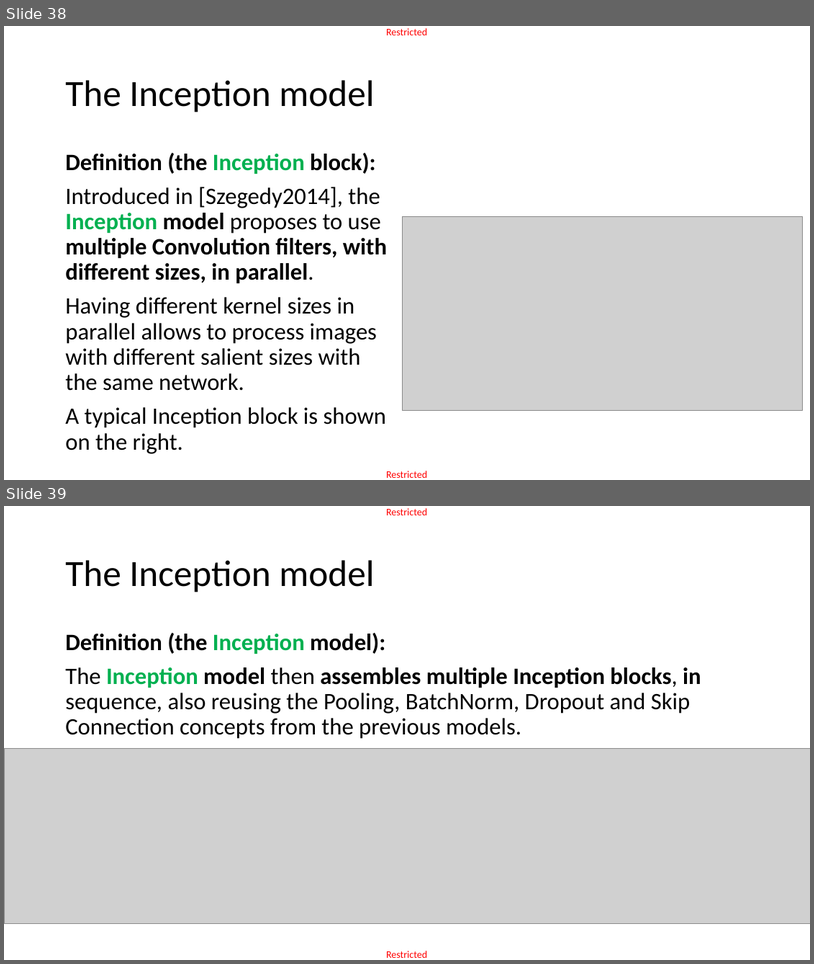
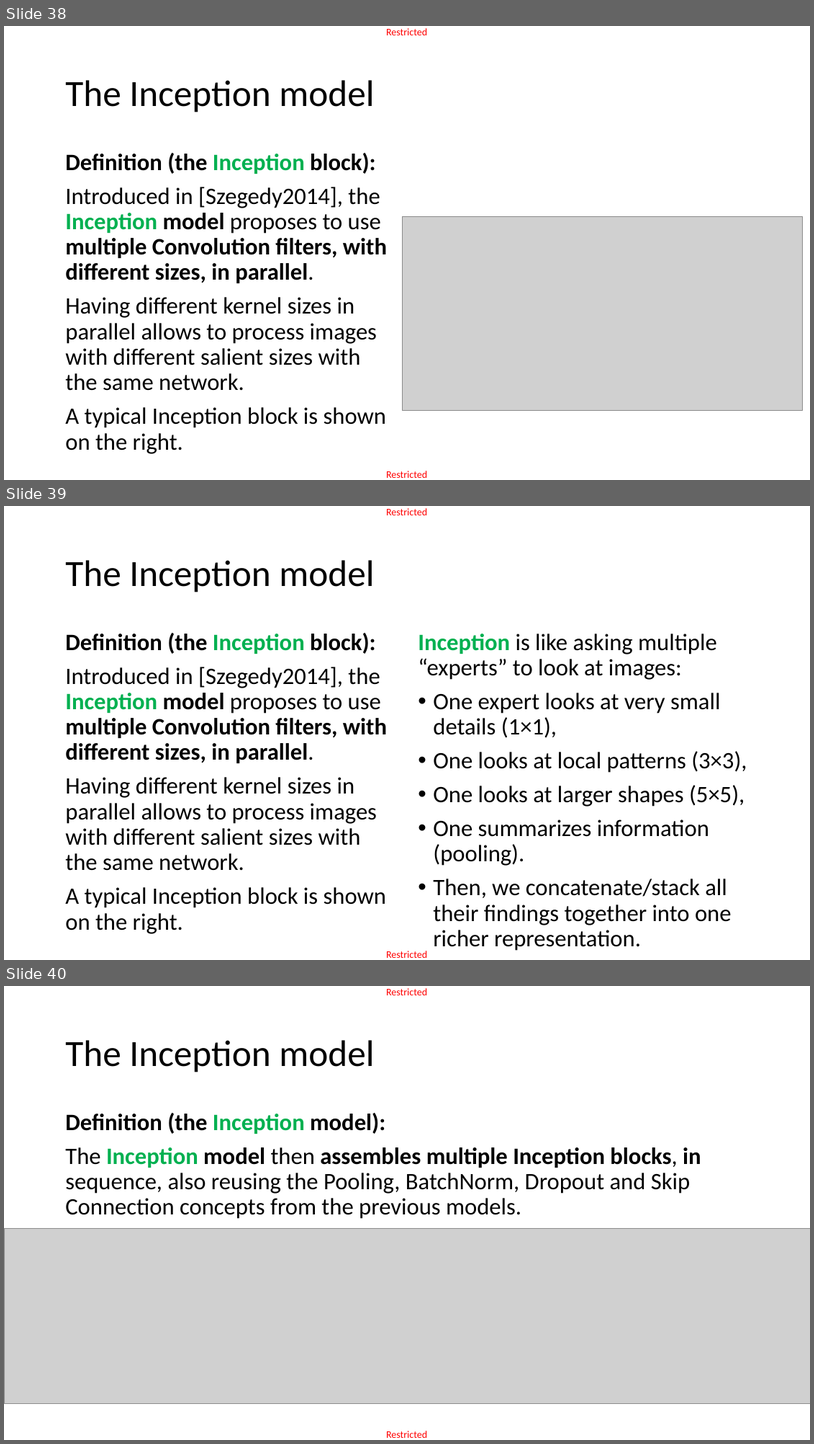
Before and after one commit to matthieudemari/SUTD_DL_50_039, a slide deck: W4/3. W4S3 final/W4S3.pptx. Shown one above the other, each under a label of ours: slides 38 and 39 before the commit, slides 38, 39 and 40 after it. The pictures are 814x964 and 814x1444 pixels, drawn with LibreOffice and Linux fonts; fonts in the diff are those of the drawing; grey boxes stand for pictures. Boxes give left, top, right and bottom in pixels: in the first picture for what was removed or moved away, otherwise in the second. Text is boxed around its words. In the diff, an @@ line names an element or a change of style, - is before the commit and + after.

```diff
--- a/W4/3. W4S3 final/W4S3.pptx
+++ b/W4/3. W4S3 final/W4S3.pptx
@@ slide 39 added at [4,506,810,960], background #FFFFFF; not listed: 2 template elements that a slide beside it also shows @@
@@ title added at [65,560,374,592], 44 pt, text #000000 @@
+The Inception model
@@ text added at [65,633,387,934], 28 pt, text #000000 @@
+Definition (the Inception block):
+Introduced in [Szegedy2014], the Inception model proposes to use multiple Convolution filters, with different sizes, in parallel.
+Having different kernel sizes in parallel allows to process images with different salient sizes with the same network.
+A typical Inception block is shown on the right.
@@ text added at [418,633,747,950], 28 pt, text #000000 @@
+Inception is like asking multiple “experts” to look at images:
+• One expert looks at very small details (1×1),
+• One looks at local patterns (3×3),
+• One looks at larger shapes (5×5),
+• One summarizes information (pooling).
+• Then, we concatenate/stack all their findings together into one richer representation.
@@ what was slide 39 is now slide 40 @@
```
Also in this commit, not shown: 3 slides changed, 3 other slides added, 52 other files.
